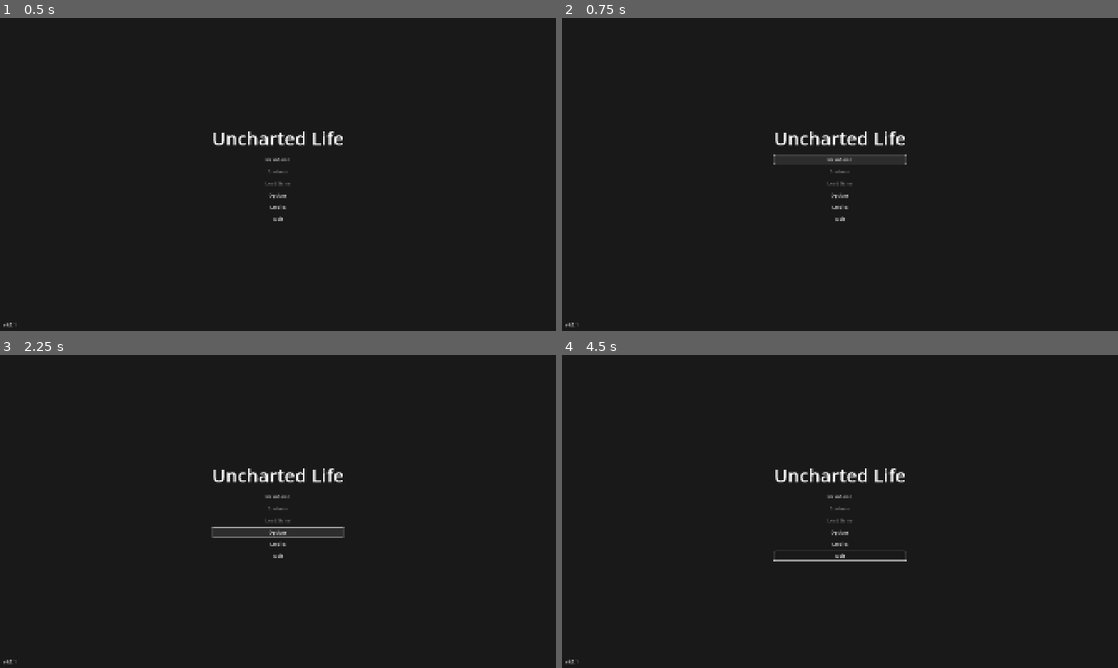
Above: before the commit, frames 1-4 (two rows, left to right).
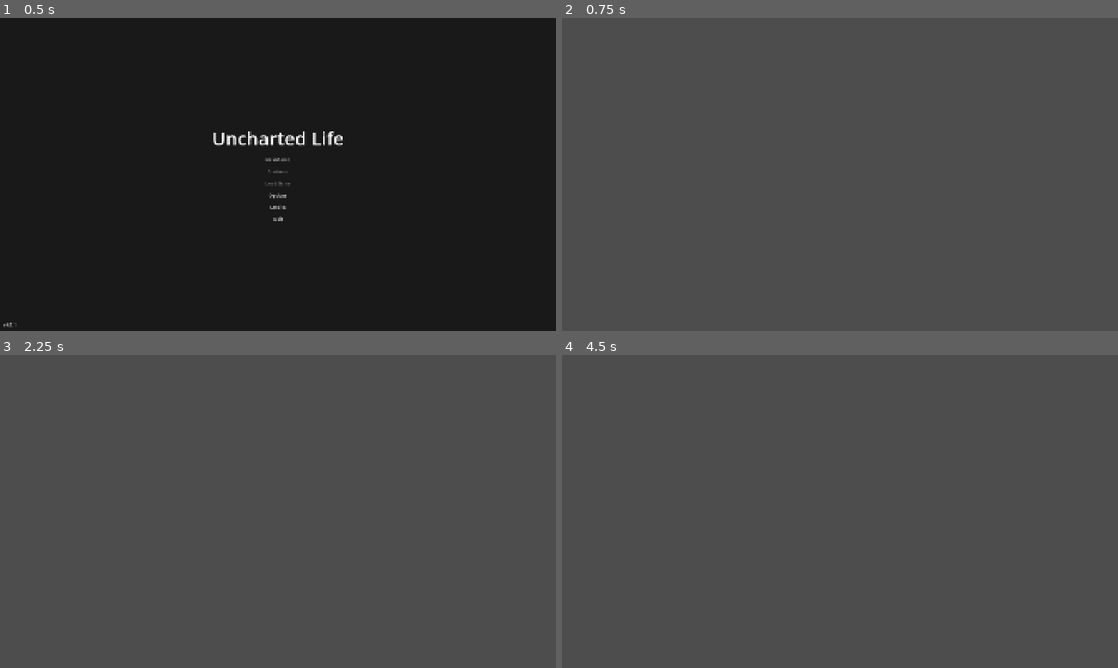
Above: after the commit, the same moments.

Repository: liup215/UnchartedLife
Game: Godot game, scene res://ui/main_menu/main_menu.tscn
Two runs of this game, one before a commit and one after it. Both use one fixed random seed, a clock stepped at 60 frames per second and the inputs below.
Inputs (mouse positions are in pixels of both pictures, inside the frame that each line leads up to):
- Up to frame 1 (0.5 s): no input
- Up to frame 2 (0.75 s): click "New Game" at 0.5 s
- Up to frame 3 (2.25 s): click (278, 495) at 1.25 s, where only the run before the commit has a clickable "New Game"; click (278, 533) at 2 s, where only the run before the commit has a clickable "Options"
- Up to frame 4 (4.5 s): click (840, 542) at 2.75 s, where only the run before the commit has a clickable "Credits"; move the mouse to (962, 495) at 3.52 s; hold D (turn_right) 3.53-4.28 s; tap E (enter_vehicle) at 3.6 s; click (962, 495) at 3.67 s; move the mouse to (728, 527) at 4.27 s; hold S (move_backward) from 4.28 s (still down); click (728, 527) at 4.35 s

Frame 1 is identical in both runs. In frame 2, 100% of the frame differs, in the area x 0-100%, y 0-100%; in frame 3, 100%; in frame 4, 100%.
Error before the commit: Invalid call. Nonexistent function 'OpenFromMainMenu' in base 'Control'. (res://ui/main_menu/main_menu.gd:107)

Commit message:
Add save/load support for player and vehicle
- Add save_data/load_data methods to player.gd to save position and state
- Add save_data/load_data methods to base_vehicle.gd to save position, rotation, and occupied state
- Add vehicle to saveable group and claim pending data on ready
- Fix signal connection in main_menu.gd to prevent duplicate connections
- Attach script to new_game_settings.tscn

Co-authored-by: liup215 <20367844+liup215@users.noreply.github.com>

Diff:
--- a/features/player/player.gd
+++ b/features/player/player.gd
@@ -205,3 +205,17 @@
 	if Input.is_action_just_pressed("light_attack"):
 		print("Firing actor weapon...")
 		actor_combat_component.fire_actor_weapons()
+
+# Save/Load support for SaveManager
+func save_data() -> Dictionary:
+	return {
+		"position": global_position,
+		"current_state": current_state,
+		# The actor_data is saved in PlayerData singleton
+	}
+
+func load_data(data: Dictionary) -> void:
+	if data.has("position"):
+		global_position = data["position"]
+	if data.has("current_state"):
+		current_state = data["current_state"]
--- a/features/vehicle/base_vehicle.gd
+++ b/features/vehicle/base_vehicle.gd
@@ -21,6 +21,10 @@
 
 func _ready():
 	add_to_group("vehicle")
+	add_to_group("saveable")
+	# Claim any pending save data
+	SaveManager.claim_data_for_node(self)
+
 	if interaction_area:
 		interaction_area.body_entered.connect(_on_body_entered)
 		interaction_area.body_exited.connect(_on_body_exited)
@@ -231,3 +235,20 @@
 	# Light attack combos
 	if Input.is_action_just_pressed("light_attack"):
 		vehicle_combat_component.perform_light_attack()
+
+# Save/Load support for SaveManager
+func save_data() -> Dictionary:
+	return {
+		"position": global_position,
+		"rotation": rotation,
+		"occupied": occupied,
+		# Vehicle data is saved in the vehicle_data resource
+	}
+
+func load_data(data: Dictionary) -> void:
+	if data.has("position"):
+		global_position = data["position"]
+	if data.has("rotation"):
+		rotation = data["rotation"]
+	if data.has("occupied"):
+		occupied = data["occupied"]
--- a/ui/main_menu/main_menu.gd
+++ b/ui/main_menu/main_menu.gd
@@ -105,7 +105,9 @@
 	# Hide main menu and open new game settings
 	if new_game_settings:
 		new_game_settings.OpenFromMainMenu(self)
-		new_game_settings.game_started.connect(_on_new_game_confirmed)
+		# Connect signal if not already connected
+		if not new_game_settings.game_started.is_connected(_on_new_game_confirmed):
+			new_game_settings.game_started.connect(_on_new_game_confirmed)
 	else:
 		print("NewGameSettings node not found.")
 
--- a/ui/main_menu/new_game_settings.tscn
+++ b/ui/main_menu/new_game_settings.tscn
@@ -1,4 +1,6 @@
-[gd_scene format=3 uid="uid://b7gm8qlmspc6k"]
+[gd_scene load_steps=2 format=3 uid="uid://b7gm8qlmspc6k"]
+
+[ext_resource type="Script" uid="uid://d2lqe8bh2xybc" path="res://ui/main_menu/new_game_settings.gd" id="1_newgamesettings"]
 
 [node name="NewGameSettings" type="Control"]
 visible = false
@@ -8,6 +10,7 @@
 anchor_bottom = 1.0
 grow_horizontal = 2
 grow_vertical = 2
+script = ExtResource("1_newgamesettings")
 
 [node name="Panel" type="Panel" parent="."]
 layout_mode = 0
